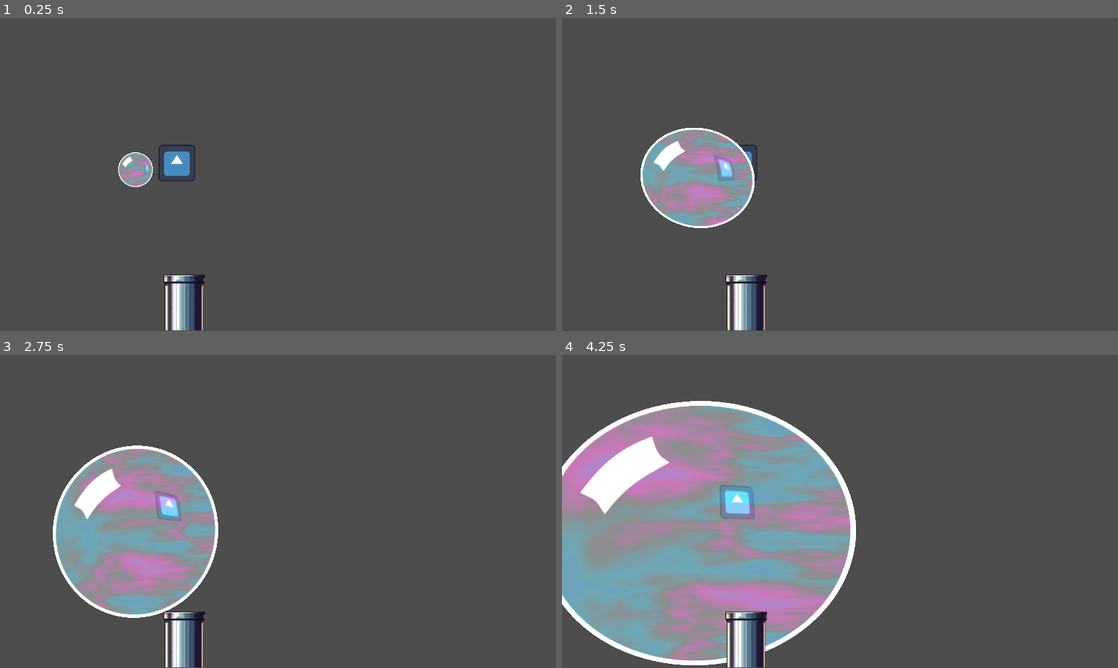
Above: before the commit, frames 1-4 (two rows, left to right).
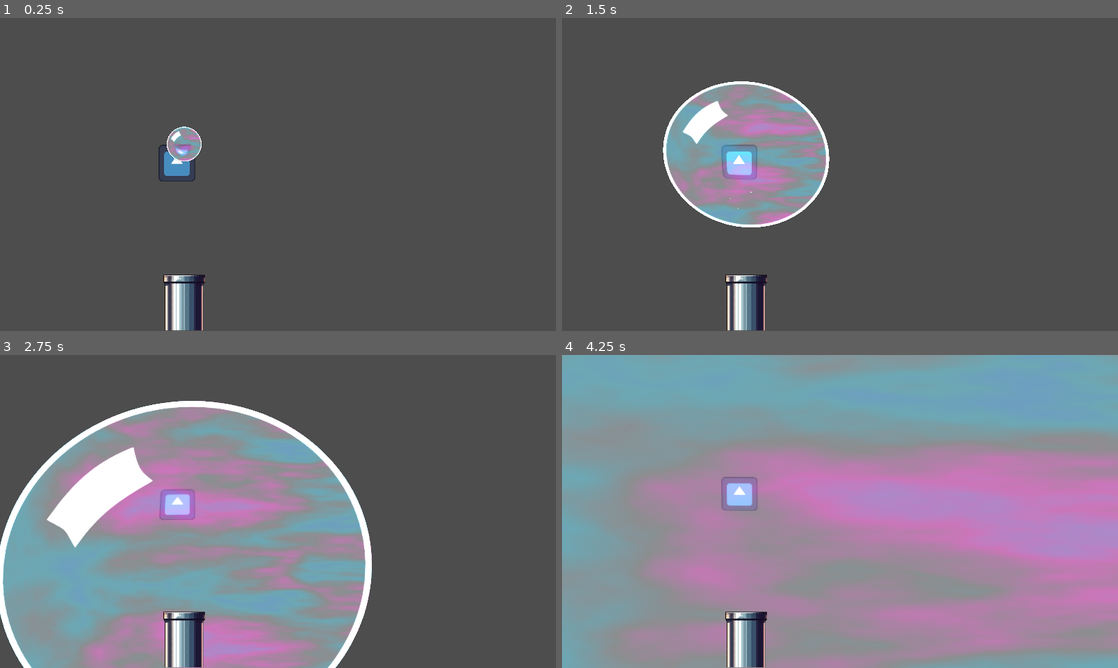
Above: after the commit, the same moments.

Repository: cesarizu/ggj-2025-bubbles
Game: Godot game, scene res://game/bubble/bubble_test.tscn
The game is run twice, just before and just after one commit, with the same random seed, the same clock (stepped at 60 frames per second) and the same inputs. This scene is started directly instead of the project's main scene. The engine's default icon, where the game draws it, is replaced by a stand-in: a white triangle on a blue panel in a dark square.
Inputs (mouse positions are in pixels of both pictures, inside the frame that each line leads up to):
- Up to frame 1 (0.25 s): no input
- Up to frame 2 (1.5 s): tap Enter at 0.5 s; move the mouse to (745, 305) at 0.52 s; hold Up 0.53-1.28 s; tap Backspace at 0.6, 1.35 s; click (745, 305) at 0.67 s; tap Space at 0.77 s; move the mouse to (728, 190) at 1.27 s; hold Down from 1.28 s (still down)
- Up to frame 3 (2.75 s): tap Space at 1.52 s; move the mouse to (333, 442) at 2.02 s; release Down at 2.03 s; hold Up from 2.03 s (still down); tap Backspace at 2.1 s
- Up to frame 4 (4.25 s): move the mouse to (812, 574) at 2.77 s; tap Backspace at 2.85, 3.6 s; click (812, 574) at 2.92 s; tap Space at 3.02, 3.77 s; move the mouse to (1006, 558) at 3.52 s; release Up at 3.53 s; hold Down from 3.53 s (still down)

The runs differ from the first frame. In frame 1, 1.1% of the frame differs, in the area x 21-37%, y 34-54%; in frame 2, 12%; in frame 3, 43%; in frame 4, 84%, in the area x 0-100%, y 0-100%.

Commit message:
Better bubble blow

Diff:
--- a/game/bubble/bubble.gd
+++ b/game/bubble/bubble.gd
@@ -1,7 +1,7 @@
 class_name Bubble
 extends RigidBody2D
 
-@export var grow_factor := 0.05
+@export var grow_factor := 0.5
 @export var shrink_factor := -0.05
 
 @onready var sprite_2d: Sprite2D = %Sprite2D
--- a/game/bubble/bubble_test.tscn
+++ b/game/bubble/bubble_test.tscn
@@ -18,7 +18,7 @@
 texture = ExtResource("2_rgeyu")
 
 [node name="Bubble" parent="." instance=ExtResource("1_77kjh")]
-position = Vector2(468, 522)
+position = Vector2(636, 434)
 
 [node name="Floor" type="StaticBody2D" parent="."]
 position = Vector2(872, 901)
--- a/game/tubo/tubo.gd
+++ b/game/tubo/tubo.gd
@@ -7,8 +7,7 @@
 
 func _process(delta: float) -> void:
 	if bubble and cpu_particles_2d.emitting:
-		print(bubble.position.y)
-		bubble.blow_up(5.0 * delta)
+		bubble.blow_up(5.0 * bubble.position.y / get_viewport_rect().size.y * delta)
 
 
 func _on_click_area_2d_input_event(viewport: Node, event: InputEvent, shape_idx: int) -> void:
--- a/game/tubo/tubo.tscn
+++ b/game/tubo/tubo.tscn
@@ -20,7 +20,6 @@
 unique_name_in_owner = true
 show_behind_parent = true
 position = Vector2(0, -107.63)
-scale = Vector2(1, 1)
 emitting = false
 amount = 54
 lifetime = 1.5
@@ -43,7 +42,6 @@
 
 [node name="CollisionShape2D" type="CollisionShape2D" parent="PushArea2D"]
 position = Vector2(0, -793.662)
-scale = Vector2(1, 1)
 shape = SubResource("RectangleShape2D_8ujid")
 
 [connection signal="input_event" from="ClickArea2D" to="." method="_on_click_area_2d_input_event"]
